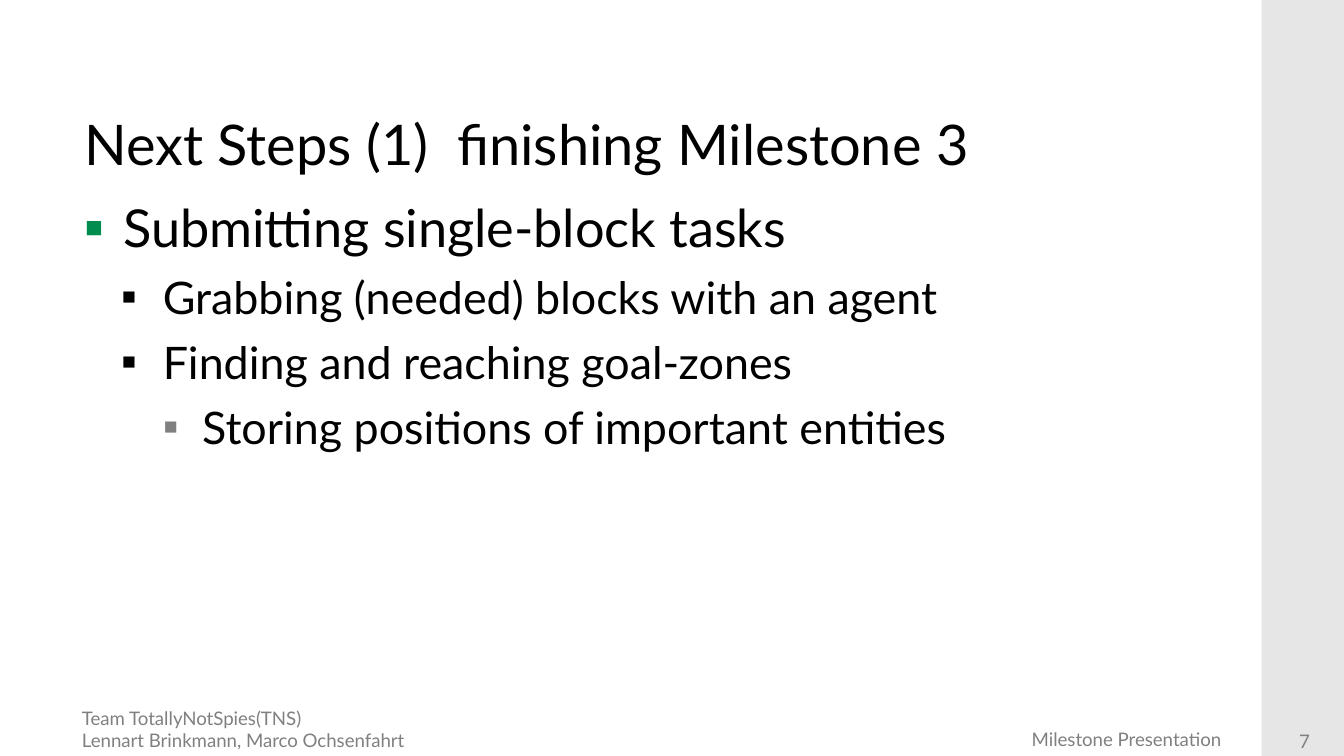
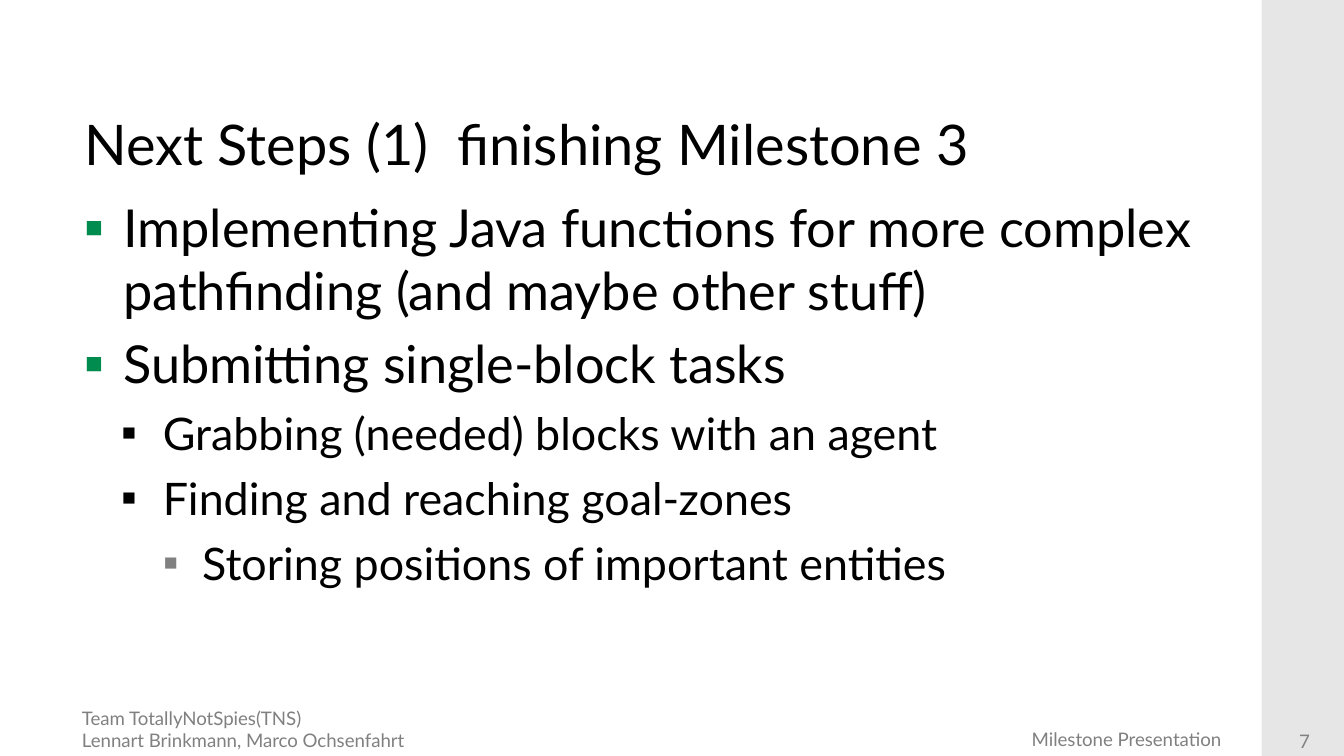
Before and after one commit to DieMango/PiB_Bri_Och, a slide deck: slide 7 of Milestone2 Presentation.pptx. Drawn at 1344x756 pixels with LibreOffice and Linux fonts; fonts in the diff are those of the drawing; background and template pictures are left out. Boxes give left, top, right and bottom in pixels: in the first picture for what was removed or moved away, otherwise in the second. Text is boxed around its words. In the diff, an @@ line names an element or a change of style, - is before the commit and + after.

```diff
--- a/Milestone2 Presentation.pptx
+++ b/Milestone2 Presentation.pptx
@@ text at [123, 208, 1191, 320]: paragraph added @@
+▪ Implementing Java functions for more complex pathfinding (and maybe other stuff)
```
